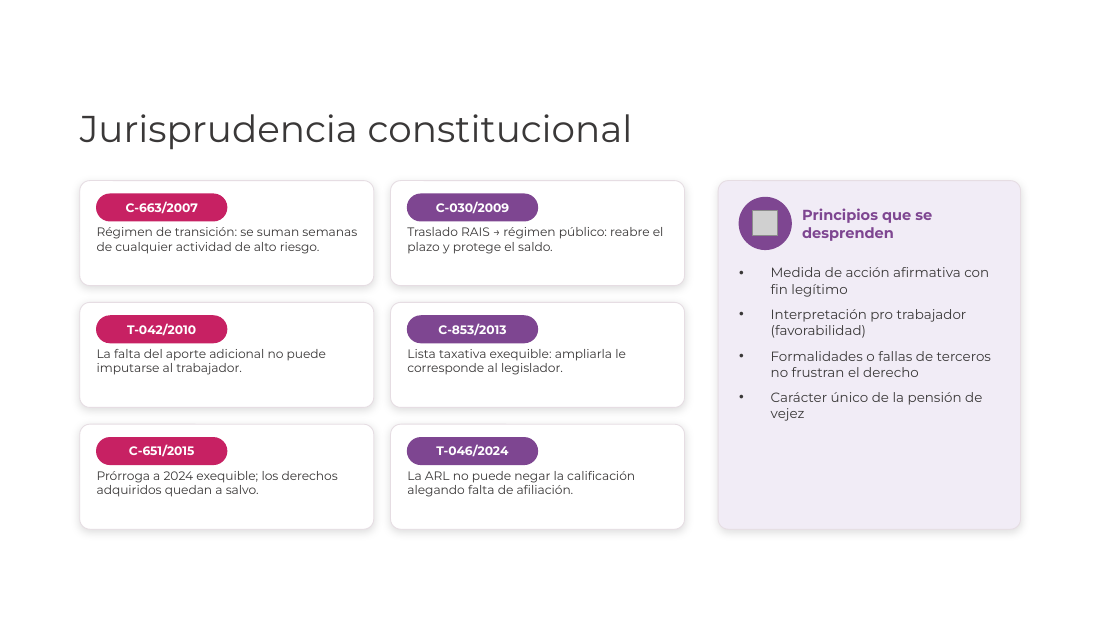
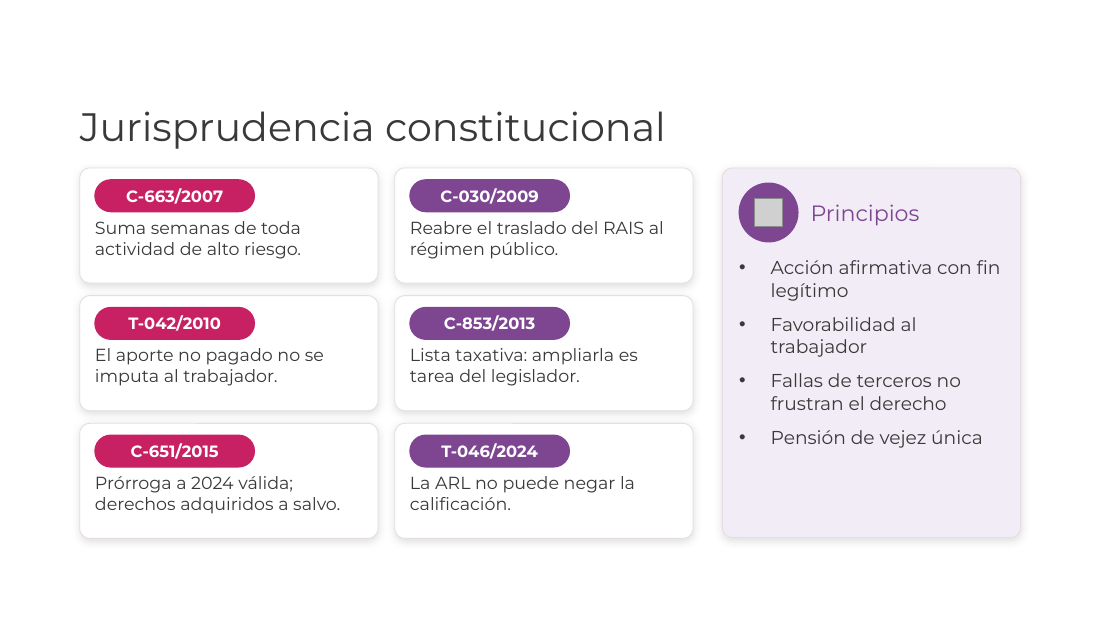
Before and after one commit to davidpinto01222003-jpg/EXTRAPROCESAL, a slide deck: slide 12 of sustentacion/Sustentacion_Pensiones_Riesgos_Laborales_Mineria_UPB.pptx. Drawn at 1120x630 pixels with LibreOffice and Linux fonts; fonts in the diff are those of the drawing; grey boxes stand for pictures; background and template pictures are left out. Boxes give left, top, right and bottom in pixels: in the first picture for what was removed or moved away, otherwise in the second. Text is boxed around its words. In the diff, an @@ line names an element or a change of style, - is before the commit and + after.

```diff
--- a/sustentacion/Sustentacion_Pensiones_Riesgos_Laborales_Mineria_UPB.pptx
+++ b/sustentacion/Sustentacion_Pensiones_Riesgos_Laborales_Mineria_UPB.pptx
@@ text "Jurisprudencia constitucional" at (80, 111, 666, 149): size 32 to 34 pt @@
@@ rounded rectangle: place and size @@
-rounded rectangle at (80, 181, 374, 286)
+rounded rectangle at (80, 168, 378, 283)
@@ proportions changed in 7 elements at (80, 296, 378, 411), (723, 168, 1021, 538), (395, 296, 693, 411), (80, 423, 378, 539), (395, 423, 693, 539), (80, 168, 378, 283), (395, 168, 693, 283) @@
@@ rounded rectangle: place and size @@
-rounded rectangle at (391, 181, 685, 286)
+rounded rectangle at (395, 168, 693, 283)
@@ rounded rectangle: place and size @@
-rounded rectangle at (718, 181, 1021, 529)
+rounded rectangle at (723, 168, 1021, 538)
@@ text "C-663/2007": place and size @@
-text "C-663/2007" at (126, 201, 198, 214)
+text "C-663/2007" at (126, 188, 223, 204)
@@ rounded rectangle: place and size @@
-rounded rectangle at (97, 194, 227, 221)
+rounded rectangle at (95, 180, 255, 212)
@@ size 10.5 to 14 pt in 6 elements at (131, 443, 219, 459), (441, 443, 538, 459), (128, 315, 221, 331), (444, 315, 536, 331), (126, 188, 223, 204), (440, 188, 538, 204) @@
@@ text "C-030/2009": place and size @@
-text "C-030/2009" at (436, 201, 509, 214)
+text "C-030/2009" at (440, 188, 538, 204)
@@ rounded rectangle: place and size @@
-rounded rectangle at (408, 194, 538, 221)
+rounded rectangle at (410, 180, 570, 212)
@@ ellipse: place and size @@
-ellipse at (739, 197, 791, 250)
+ellipse at (739, 183, 798, 242)
@@ picture: place and size @@
-picture at (753, 211, 778, 236)
+picture at (755, 198, 783, 227)
@@ text at (811, 204, 920, 226): text changed; size 12.5 to 19 pt; bold off @@
-Principios que se desprenden
+Principios
@@ text at (95, 221, 301, 259): text changed; size 10.5 to 15 pt @@
-Régimen de transición: se suman semanas de cualquier actividad de alto riesgo.
+Suma semanas de toda actividad de alto riesgo.
@@ text at (410, 221, 664, 259): text changed; size 10.5 to 15 pt @@
-Traslado RAIS → régimen público: reabre el plazo y protege el saldo.
+Reabre el traslado del RAIS al régimen público.
@@ text at (771, 260, 1001, 448): text changed; size 11.5 to 16 pt @@
-• Medida de acción afirmativa con fin legítimo
-• Interpretación pro trabajador (favorabilidad)
-• Formalidades o fallas de terceros no frustran el derecho
-• Carácter único de la pensión de vejez
+• Acción afirmativa con fin legítimo
+• Favorabilidad al trabajador
+• Fallas de terceros no frustran el derecho
+• Pensión de vejez única
@@ rounded rectangle: place and size @@
-rounded rectangle at (80, 302, 374, 408)
+rounded rectangle at (80, 296, 378, 411)
@@ rounded rectangle: place and size @@
-rounded rectangle at (391, 302, 685, 408)
+rounded rectangle at (395, 296, 693, 411)
@@ text "T-042/2010": place and size @@
-text "T-042/2010" at (127, 323, 196, 336)
+text "T-042/2010" at (128, 315, 221, 331)
@@ rounded rectangle: place and size @@
-rounded rectangle at (97, 316, 227, 343)
+rounded rectangle at (95, 308, 255, 339)
@@ text "C-853/2013": place and size @@
-text "C-853/2013" at (438, 323, 506, 336)
+text "C-853/2013" at (444, 315, 536, 331)
@@ rounded rectangle: place and size @@
-rounded rectangle at (408, 316, 538, 343)
+rounded rectangle at (410, 308, 570, 339)
@@ text at (95, 348, 324, 386): text changed; size 10.5 to 15 pt @@
-La falta del aporte adicional no puede imputarse al trabajador.
+El aporte no pagado no se imputa al trabajador.
@@ text at (410, 348, 638, 386): text changed; size 10.5 to 15 pt @@
-Lista taxativa exequible: ampliarla le corresponde al legislador.
+Lista taxativa: ampliarla es tarea del legislador.
@@ rounded rectangle: place and size @@
-rounded rectangle at (80, 424, 374, 529)
+rounded rectangle at (80, 423, 378, 539)
@@ rounded rectangle: place and size @@
-rounded rectangle at (97, 438, 227, 465)
+rounded rectangle at (95, 435, 255, 467)
@@ rounded rectangle: place and size @@
-rounded rectangle at (391, 424, 685, 529)
+rounded rectangle at (395, 423, 693, 539)
@@ rounded rectangle: place and size @@
-rounded rectangle at (408, 438, 538, 465)
+rounded rectangle at (410, 435, 570, 467)
@@ text at (95, 476, 340, 514): text changed; size 10.5 to 15 pt @@
-Prórroga a 2024 exequible; los derechos adquiridos quedan a salvo.
+Prórroga a 2024 válida; derechos adquiridos a salvo.
@@ text at (410, 476, 635, 510): text changed; size 10.5 to 15 pt @@
-La ARL no puede negar la calificación alegando falta de afiliación.
+La ARL no puede negar la calificación.
```
Also in this commit, not shown: 23 other slides changed, 1 slide added, 1 other file.
